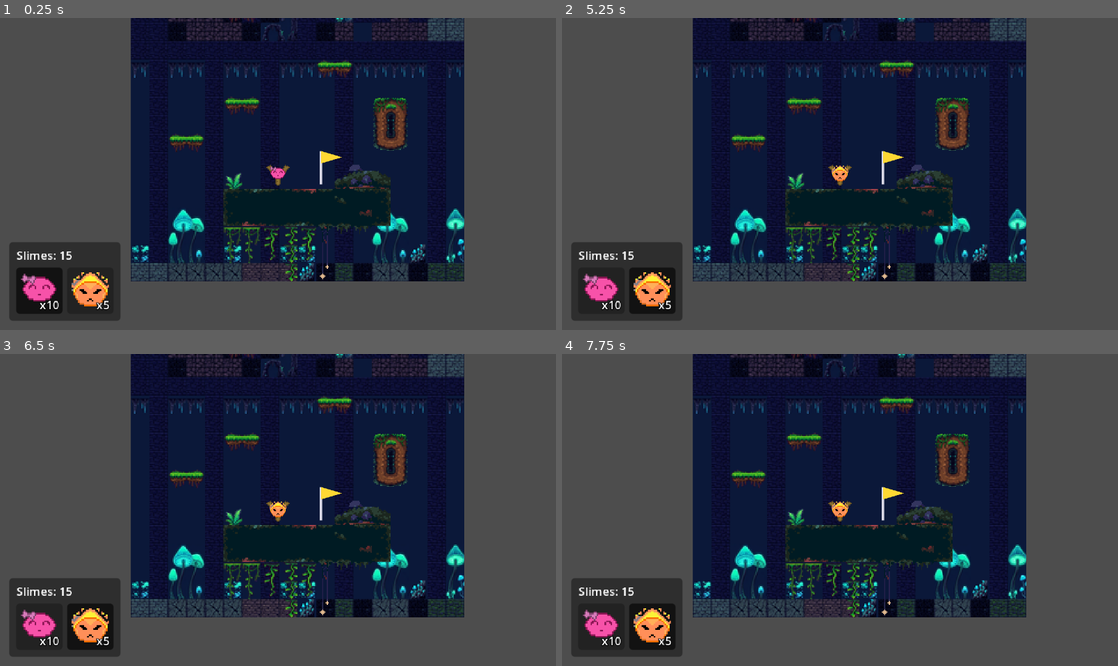
Above: before the commit, frames 1-4 (two rows, left to right).
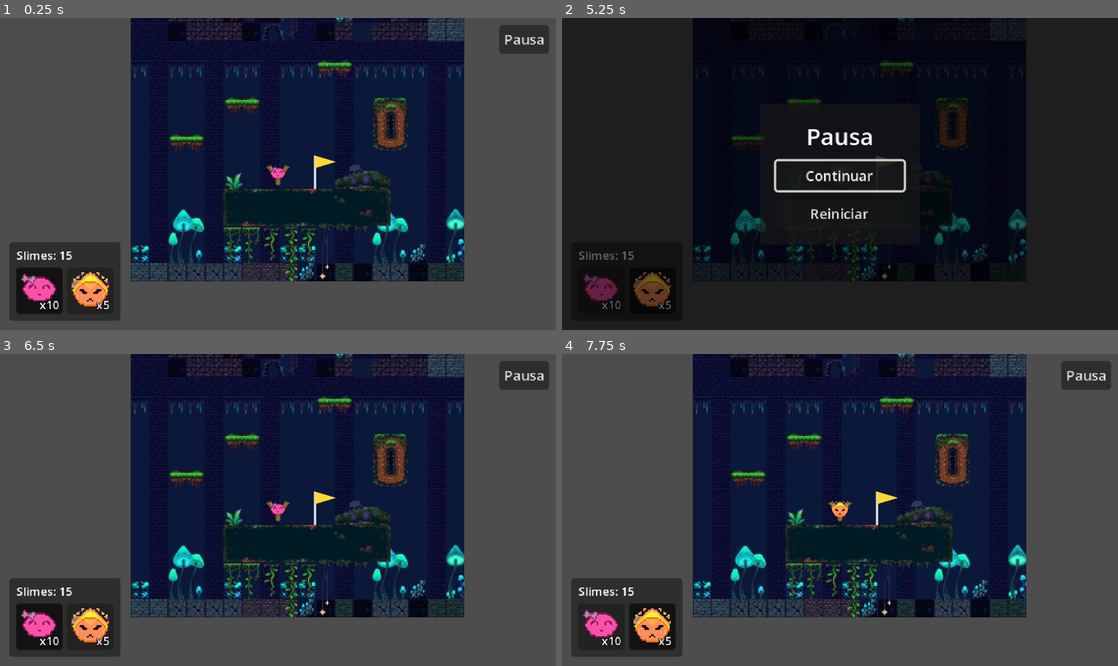
Above: after the commit, the same moments.

Repository: Navarro0k/Slimeterra
Game: Godot game, scene res://Scenes/Levels/jungleLevel.tscn
The game is run twice, just before and just after one commit, with the same random seed, the same clock (stepped at 60 frames per second) and the same inputs. This scene is started directly instead of the project's main scene.
Inputs (mouse positions are in pixels of both pictures, inside the frame that each line leads up to):
- Up to frame 1 (0.25 s): no input
- Up to frame 2 (5.25 s): click (1084, 39) at 0.5 s, where only the run after the commit has a clickable "Pausa"; click (840, 177) at 1.25 s, where only the run after the commit has a clickable "Continuar"; click "x10" at 2 s; click "x5" at 2.75 s; click "x10" at 3.5 s; click "x5" at 4.25 s; click (1084, 39) at 5 s, where only the run after the commit has a clickable "Pausa"
- Up to frame 3 (6.5 s): click (278, 550) at 5.75 s, where only the run after the commit has a clickable "Reiniciar"
- Up to frame 4 (7.75 s): click "x10" at 6.5 s; click "x5" at 7.25 s

The runs differ from the first frame. In frame 1, 1.0% of the frame differs, in the area x 56-99%, y 2-55%; in frame 2, 90%, in the area x 0-100%, y 0-100%; in frame 3, 1.1%; in frame 4, 1.0%.

Commit message:
botón de pausa más botón para reinicio

Diff:
--- a/Scenes/Levels/jungleLevel.tscn
+++ b/Scenes/Levels/jungleLevel.tscn
@@ -3977,6 +3977,6 @@
 script = ExtResource("17_cam")
 
 [node name="Meta" parent="." unique_id=570286554 instance=ExtResource("16_lpkn4")]
-position = Vector2(-28, 11.9999695)
+position = Vector2(-33, 16)
 scale = Vector2(1.1393256, 0.90381575)
 script = null
--- a/Scripts/jungle_level.gd
+++ b/Scripts/jungle_level.gd
@@ -7,3 +7,4 @@
 		SlimeCatalogo.Tipo.BASE: 10,
 		SlimeCatalogo.Tipo.FUEGO: 5,
 	}
+#s
--- a/Scripts/level.gd
+++ b/Scripts/level.gd
@@ -38,7 +38,10 @@
 		add_child(pantalla)
 
 	# Meta(s) del nivel: cualquier nodo Meta en la escena se encuentra por su grupo.
-	for meta in get_tree().get_nodes_in_group("meta"):
+	var metas := get_tree().get_nodes_in_group("meta")
+	if metas.is_empty():
+		push_warning("Este nivel no tiene ninguna Meta (instancia Scenes/Meta.tscn): no se podrá ganar.")
+	for meta in metas:
 		meta.meta_alcanzada.connect(_on_meta_alcanzada)
 
 	# Mismo diccionario para los dos. Primero la UI (crea los slots) y luego la
--- a/Scripts/meta.gd
+++ b/Scripts/meta.gd
@@ -1,13 +1,21 @@
 class_name Meta
 extends Area2D
 ## Bandera de meta. Cuando un slime la toca, el nivel se gana.
-## Se registra sola en el grupo "meta": el script del nivel (level.gd) la encuentra por ahí,
-## no hace falta conectar nada a mano.
+## Se registra sola en el grupo "meta": el script del nivel (level.gd) la encuentra por ahí.
+##
+## Detecta al slime de DOS formas independientes (basta con que funcione una):
+##   1. La señal body_entered del Area2D (necesita que la capa/máscara de física coincidan).
+#   2. Un chequeo geométrico cada frame: ¿la posición del slime está dentro de la forma des
+##      colisión de la meta? No depende de capas, máscaras ni de cómo esté configurado el Area2D.
 
 signal meta_alcanzada
 
 ## Capa de física en la que están los slimes (por defecto la 1, la misma de slime.tscn).
 @export_flags_2d_physics var mascara_slime: int = 1
+## Margen (px) extra alrededor de la forma de la meta para el chequeo geométrico (≈ radio del slime).
+@export var margen: float = 6.0
+## Imprime en la consola de Godot qué hace la meta (útil para depurar).
+@export var depurar: bool = false
 
 var _alcanzada: bool = false
 
@@ -17,10 +25,59 @@
 	collision_mask = mascara_slime
 	monitoring = true
 	body_entered.connect(_on_body_entered)
+	if _formas().is_empty():
+		push_warning("Meta '%s' no tiene ninguna CollisionShape2D con forma (Rectangle, Circle o Capsule): no detectará nada." % name)
+	if depurar:
+		print("[Meta] lista en ", global_position, " con ", _formas().size(), " forma(s)")
+
+func _physics_process(_delta: float) -> void:
+	if _alcanzada:
+		return
+	var escena := get_tree().current_scene
+	if escena == null:
+		return
+	# Los slimes lanzados cuelgan de la escena actual (la honda los reubica ahí al disparar).
+	for nodo in escena.get_children():
+		if nodo is RigidBody2D and nodo.has_method("lanzar") and _toca(nodo):
+			_alcanzar("chequeo geométrico")
+			return
 
 func _on_body_entered(cuerpo: Node2D) -> void:
 	# Los tiles y las plataformas móviles también pueden entrar al área: solo cuentan los slimes.
-	if _alcanzada or not cuerpo.has_method("lanzar"):
+	if cuerpo.has_method("lanzar"):
+		_alcanzar("body_entered")
+
+func _alcanzar(origen: String) -> void:
+	if _alcanzada:
 		return
 	_alcanzada = true
+	if depurar:
+		print("[Meta] alcanzada (", origen, ")")
 	meta_alcanzada.emit()
+
+func _formas() -> Array[CollisionShape2D]:
+	var formas: Array[CollisionShape2D] = []
+	for hijo in get_children():
+		if hijo is CollisionShape2D and hijo.shape != null and not hijo.disabled:
+			formas.append(hijo)
+	return formas
+
+## ¿El centro del slime (con margen) está dentro de alguna forma de la meta?
+func _toca(slime: Node2D) -> bool:
+	for forma_nodo in _formas():
+		# to_local tiene en cuenta posición, rotación y escala del nodo de la forma.
+		var p: Vector2 = forma_nodo.to_local(slime.global_position)
+		var forma: Shape2D = forma_nodo.shape
+		if forma is RectangleShape2D:
+			var tam: Vector2 = (forma as RectangleShape2D).size
+			if Rect2(-tam * 0.5, tam).grow(margen).has_point(p):
+				return true
+		elif forma is CircleShape2D:
+			if p.length() <= (forma as CircleShape2D).radius + margen:
+				return true
+		elif forma is CapsuleShape2D:
+			var capsula := forma as CapsuleShape2D
+			var caja := Vector2(capsula.radius * 2.0, maxf(capsula.height, capsula.radius * 2.0))
+			if Rect2(-caja * 0.5, caja).grow(margen).has_point(p):
+				return true
+	return false
--- a/Scripts/pantalla_fin.gd
+++ b/Scripts/pantalla_fin.gd
@@ -2,12 +2,14 @@
 extends CanvasLayer
 ## Pantalla de pausa / victoria / derrota. Congela el juego (get_tree().paused) y ofrece
 ## Reiniciar (y Continuar cuando es solo una pausa). Se construye por código: no necesita escena.
-## Esc (ui_cancel) abre y cierra la pausa.
+## Además dibuja un botón "Pausa" siempre visible en la esquina superior derecha de la pantalla
+## de juego; Esc (ui_cancel) hace lo mismo.
 
 enum Modo { OCULTA, PAUSA, VICTORIA, DERROTA }
 
 var modo: Modo = Modo.OCULTA
 
+var _btn_pausa: Button
 var _raiz: Control
 var _titulo: Label
 var _mensaje: Label
@@ -45,6 +47,7 @@
 func continuar() -> void:
 	modo = Modo.OCULTA
 	_raiz.visible = false
+	_btn_pausa.visible = true
 	get_tree().paused = false
 
 func reiniciar() -> void:
@@ -61,6 +64,7 @@
 	_mensaje.text = mensaje
 	_mensaje.visible = mensaje != ""
 	_btn_continuar.visible = nuevo_modo == Modo.PAUSA
+	_btn_pausa.visible = false
 	_raiz.visible = true
 	get_tree().paused = true
 	if nuevo_modo == Modo.PAUSA:
@@ -69,6 +73,14 @@
 		_btn_reiniciar.grab_focus()
 
 func _construir() -> void:
+	# Botón de pausa de la pantalla de juego (esquina superior derecha).
+	_btn_pausa = _crear_boton("Pausa", alternar_pausa)
+	_btn_pausa.custom_minimum_size = Vector2(0, 0)
+	_btn_pausa.focus_mode = Control.FOCUS_NONE # Que Espacio/Enter no lo activen por accidente.
+	add_child(_btn_pausa)
+	_btn_pausa.set_anchors_and_offsets_preset(Control.PRESET_TOP_RIGHT, Control.PRESET_MODE_MINSIZE, 6)
+
+	# Overlay de pausa / victoria / derrota.
 	_raiz = Control.new()
 	_raiz.set_anchors_and_offsets_preset(Control.PRESET_FULL_RECT)
 	_raiz.mouse_filter = Control.MOUSE_FILTER_STOP # Bloquea clics al juego mientras está abierta.
